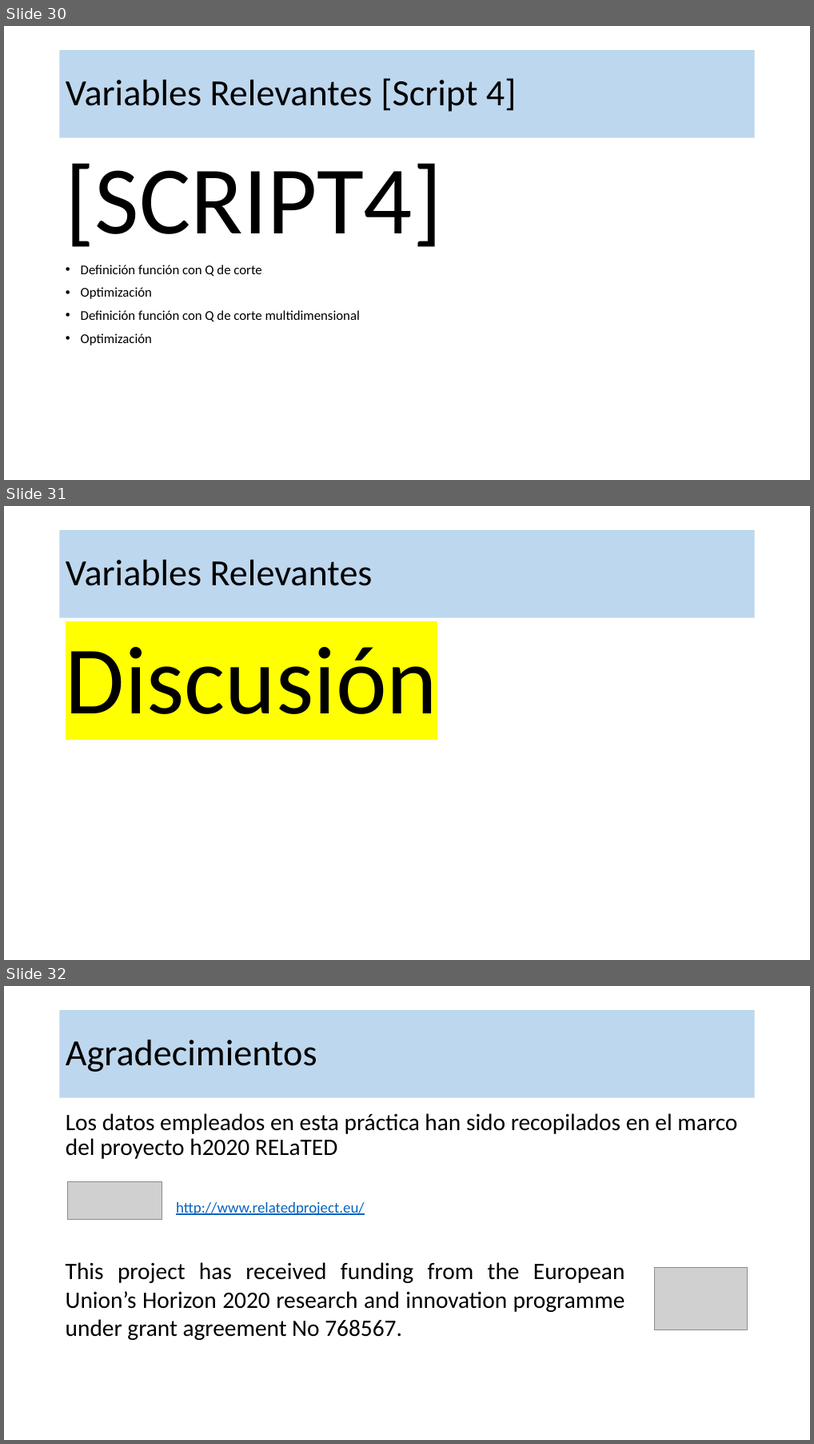
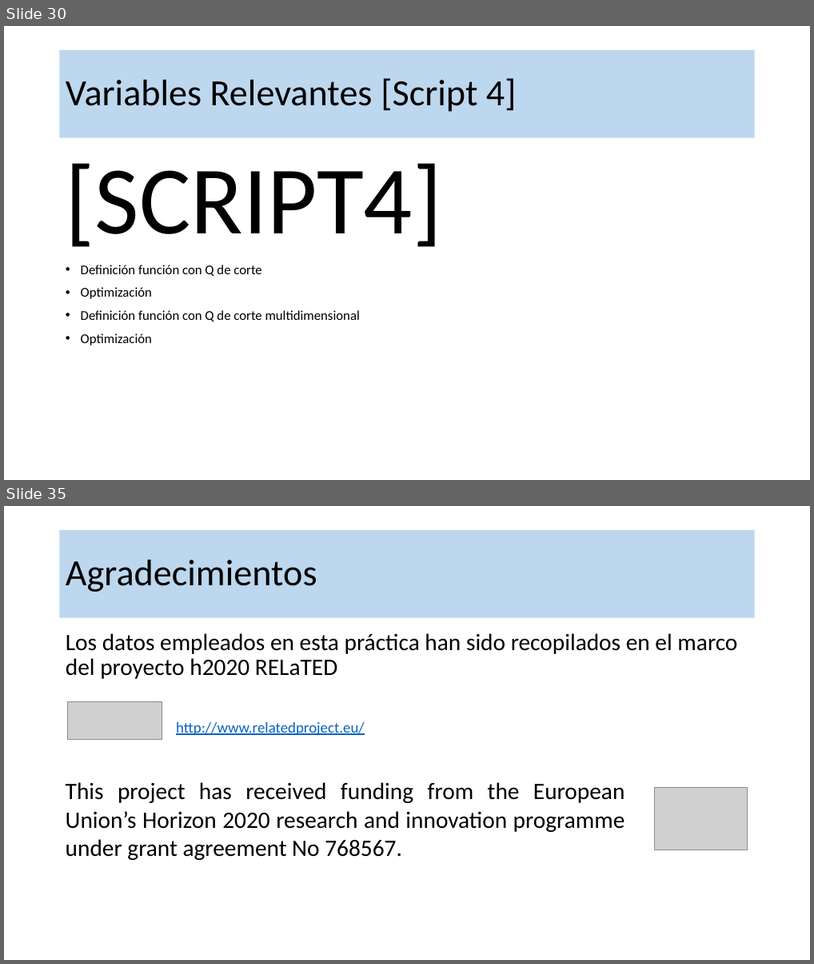
Before and after one commit to robgaray/EESIA_Consumo_Analisis_Datos_2021, a slide deck: 1_Presentaciones/Sesion_3_Practica.pptx. Shown one above the other, each under a label of ours: slides 30, 31 and 32 before the commit, slides 30 and 35 after it; the slides between them are not shown. The pictures are 814x1444 and 814x964 pixels, drawn with LibreOffice and Linux fonts; fonts in the diff are those of the drawing; grey boxes stand for pictures; background and template pictures are left out. Boxes give left, top, right and bottom in pixels: in the first picture for what was removed or moved away, otherwise in the second. Text is boxed around its words. In the diff, an @@ line names an element or a change of style, - is before the commit and + after.

```diff
--- a/1_Presentaciones/Sesion_3_Practica.pptx
+++ b/1_Presentaciones/Sesion_3_Practica.pptx
@@ slide 31 removed at bbox=[4, 506, 810, 960], background #FFFFFF @@
@@ title removed at bbox=[60, 530, 755, 618] @@
-Variables Relevantes
@@ text removed at bbox=[66, 647, 438, 714] @@
-Discusión
@@ what was slide 32 is now slide 35 @@
```
Also in this commit, not shown: 4 slides changed, 6 slides added, 2 other slides removed, 3 other files.
